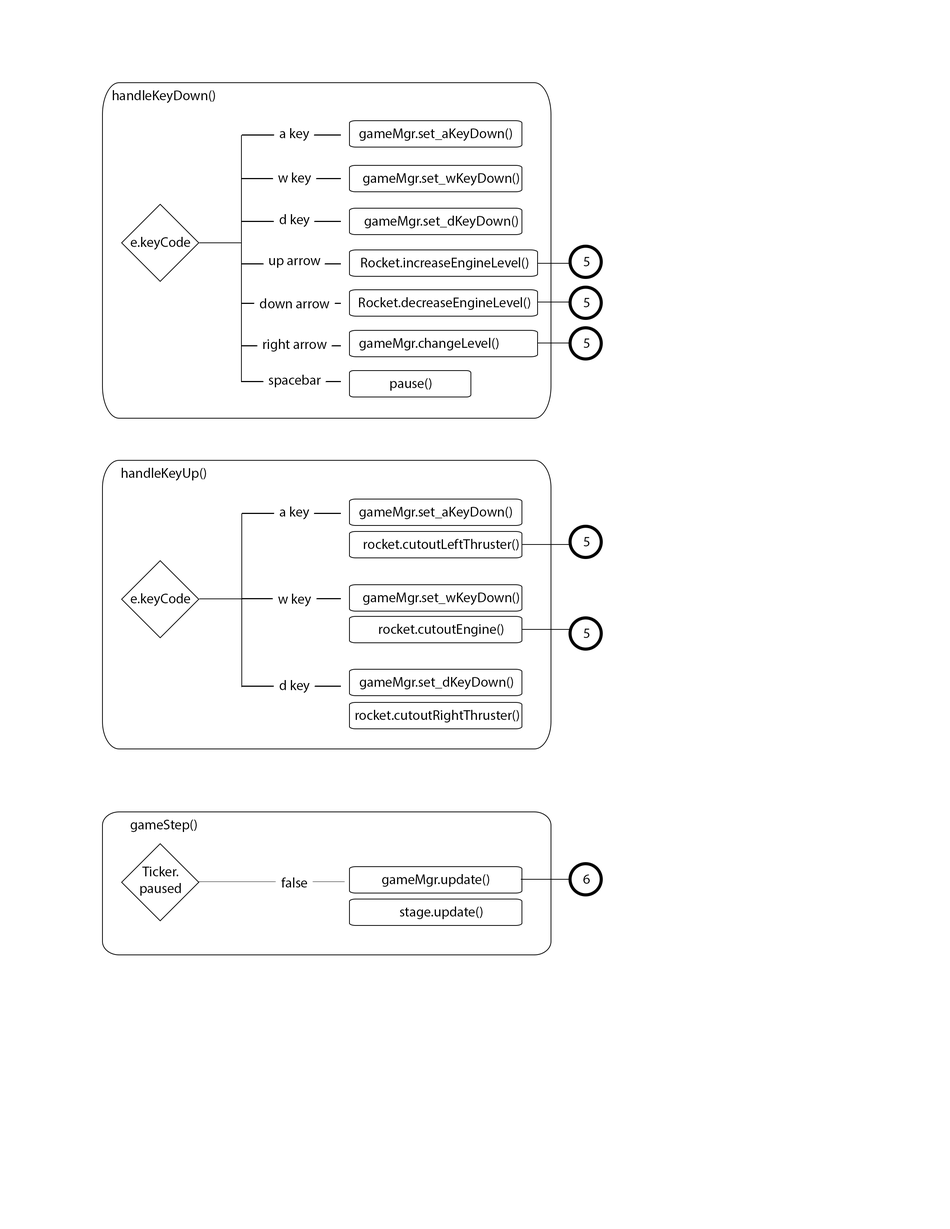
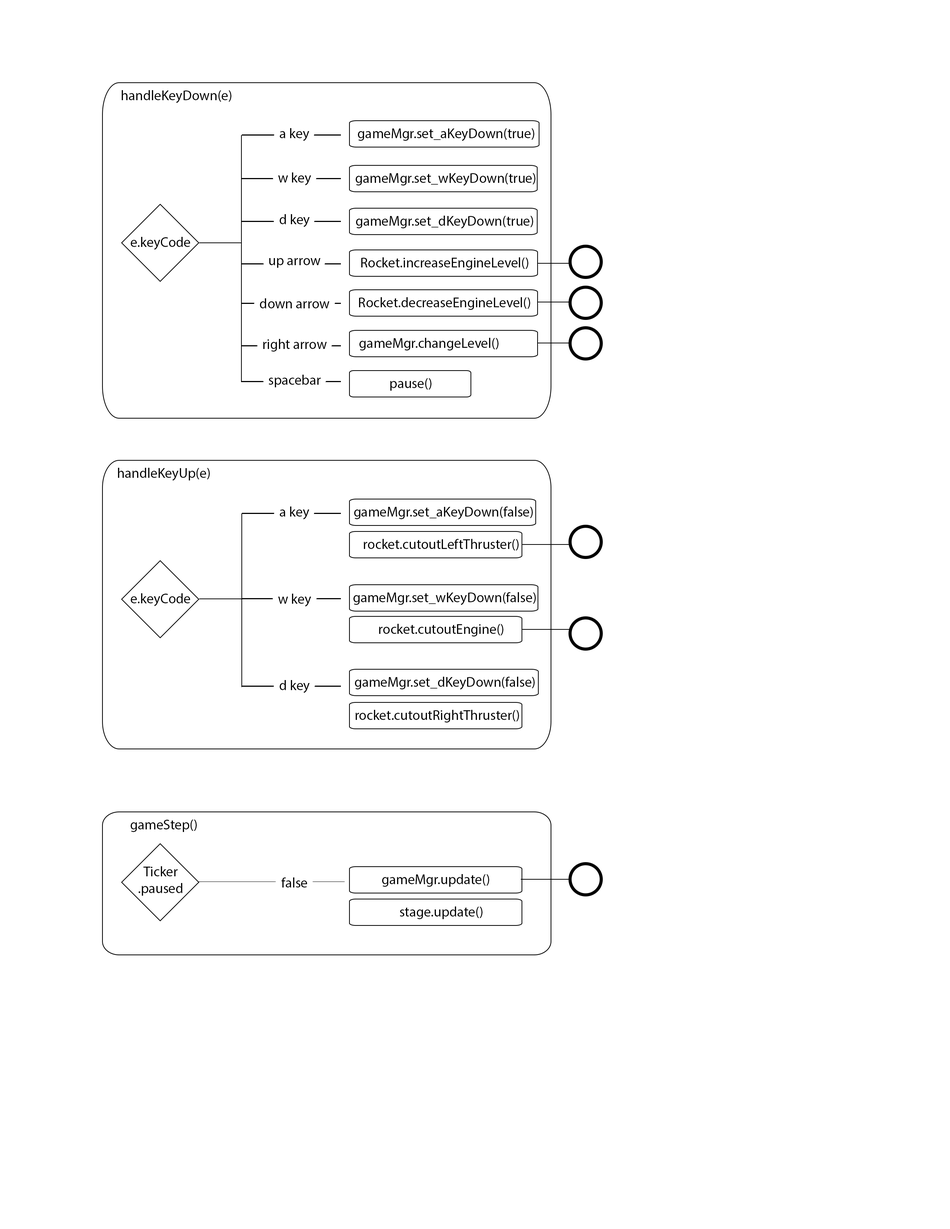
Two versions of the same layered image (950 × 1229). Layer-by-layer changes:
renamed "gameMgr.set_dKeyDown()" to "gameMgr.set_dKeyDown(true)", painted on it over [355, 215, 534, 229]
painted on "Rounded Rectangle 1" (5th of 18, in "Group 1" › "Node dkeydown()") over [349, 207, 538, 236]
renamed "gameMgr.set_wKeyDown()" to "gameMgr.set_wKeyDown(true)", painted on it over [355, 172, 536, 186]
painted on "Rounded Rectangle 1" (6th of 18, in "Group 1" › "Node wkeydown()") over [349, 165, 538, 193]
renamed "gameMgr.set_aKeyDown()" to "gameMgr.set_aKeyDown(true)", painted on it over [357, 128, 535, 142]
painted on "Rounded Rectangle 1" (7th of 18, in "Group 1" › "Node setaKeyDown()") over [349, 120, 540, 148]
renamed "handleKeyDown()" to "handleKeyDown(e)", painted on it over [112, 90, 232, 104]
renamed "gameMgr.set_dKeyDown()" to "gameMgr.set_dKeyDown(false)", painted on it over [354, 676, 535, 690]
painted on "Rounded Rectangle 1" (9th of 18, in "Group 2" › "Node dkeydown() copy") over [349, 669, 539, 697]
renamed "gameMgr.set_wKeyDown()" to "gameMgr.set_wKeyDown(false)", painted on it over [353, 592, 536, 606]
painted on "Rounded Rectangle 1" (13th of 18, in "Group 2" › "Node wkeydown() copy") over [349, 584, 539, 612]
renamed "gameMgr.set_aKeyDown()" to "gameMgr.set_aKeyDown(false)", painted on it over [353, 506, 533, 520]
painted on "Rounded Rectangle 1" (14th of 18, in "Group 2" › "Node setaKeyDown() copy") over [349, 498, 537, 526]
renamed "handleKeyUp()" to "handleKeyUp(e)", painted on it over [117, 467, 210, 481]
hid "5" (1st of 5, in "Group 3" › "Page 2 copy 5") over [583, 257, 590, 267]
hid "5" (2nd of 5, in "Group 3" › "Page 2 copy 4") over [583, 298, 590, 308]
hid "5" (3rd of 5, in "Group 3" › "Page 2 copy 7") over [583, 628, 590, 639]
hid "5" (4th of 5, in "Group 3" › "Page 2 copy 6") over [583, 537, 590, 547]
renamed "Ticker. paused" to "Ticker .paused", painted on it over [138, 866, 183, 896]
…and 2 more changes (2 visibility)
